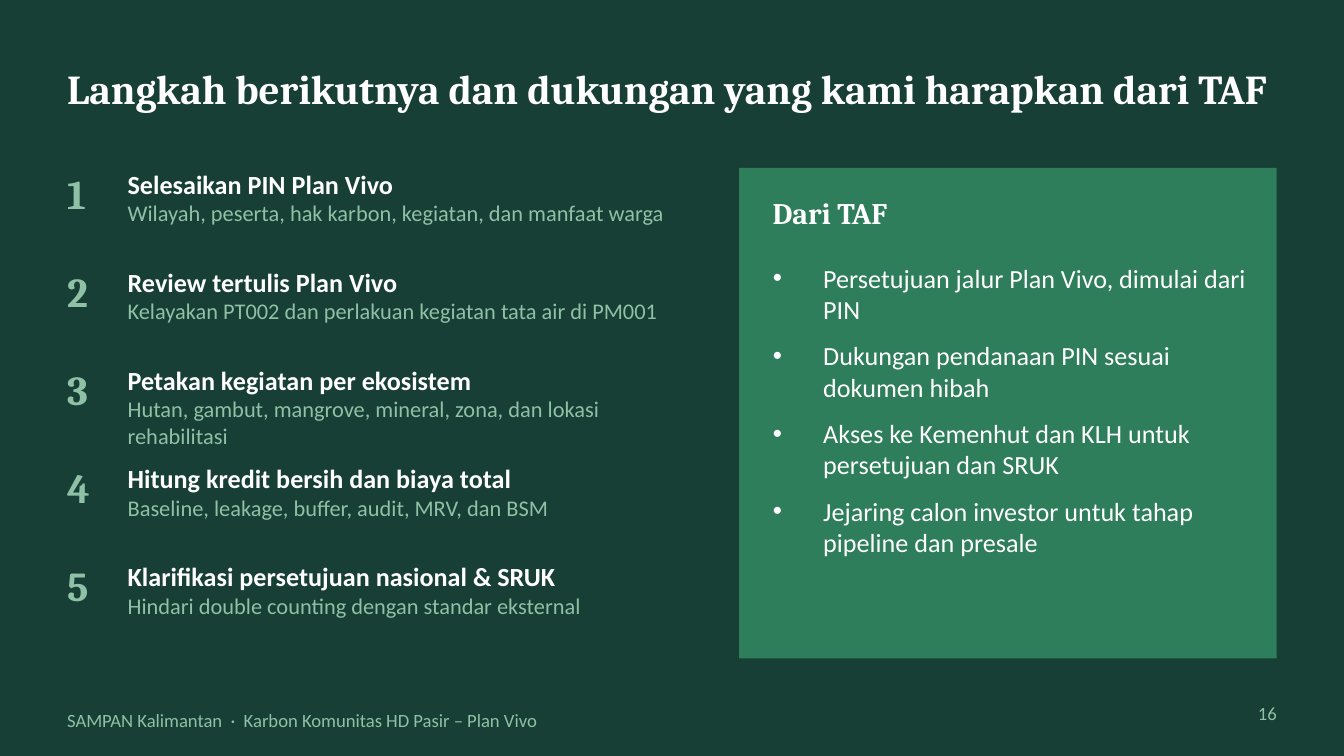
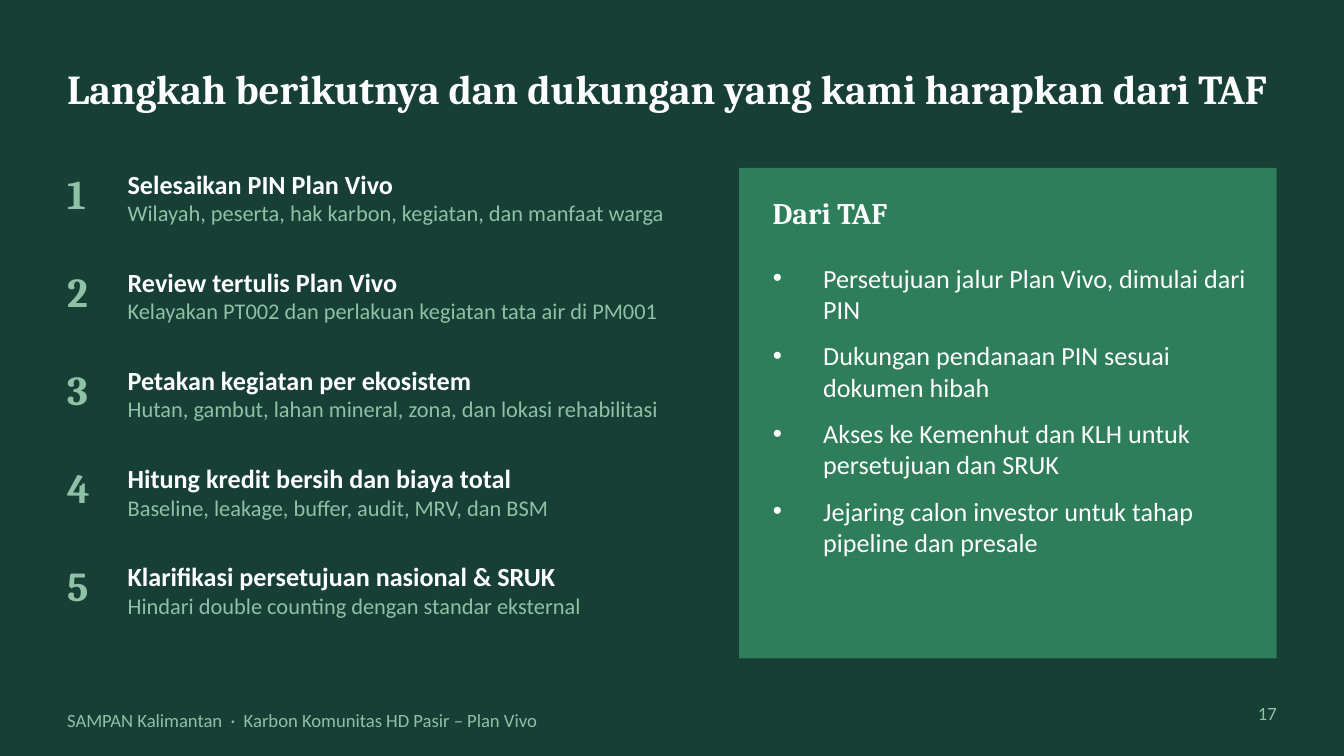
Before and after one commit to revoliaaa/revi, a slide deck: slide 17 of Kickoff_PlanVivo_HD_Pasir.pptx (slide 16 before the commit). Drawn at 1344x756 pixels with LibreOffice and Linux fonts; fonts in the diff are those of the drawing. Boxes give left, top, right and bottom in pixels: in the first picture for what was removed or moved away, otherwise in the second. Text is boxed around its words. In the diff, an @@ line names an element or a change of style, - is before the commit and + after.

```diff
--- a/Kickoff_PlanVivo_HD_Pasir.pptx
+++ b/Kickoff_PlanVivo_HD_Pasir.pptx
@@ text at (128, 401, 657, 421): text changed @@
-Hutan, gambut, mangrove, mineral, zona, dan lokasi rehabilitasi
+Hutan, gambut, lahan mineral, zona, dan lokasi rehabilitasi
@@ page number at (1258, 708, 1277, 720): text changed @@
-16
+17
```
Also in this commit, not shown: 5 other slides changed, 2 slides added, 1 slide removed.
